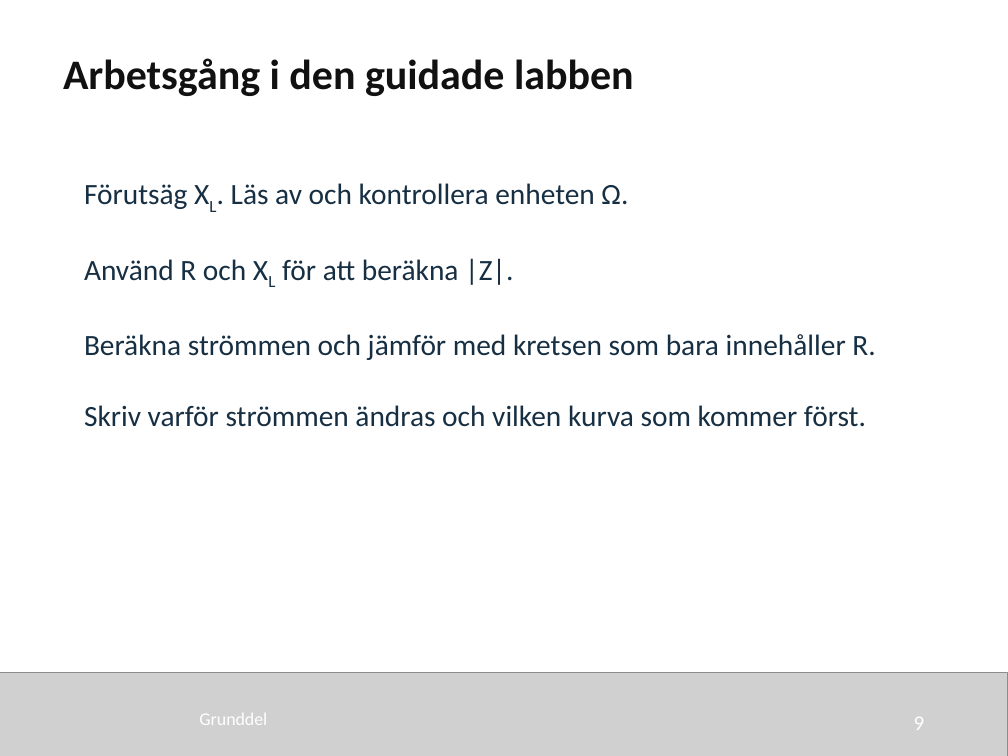
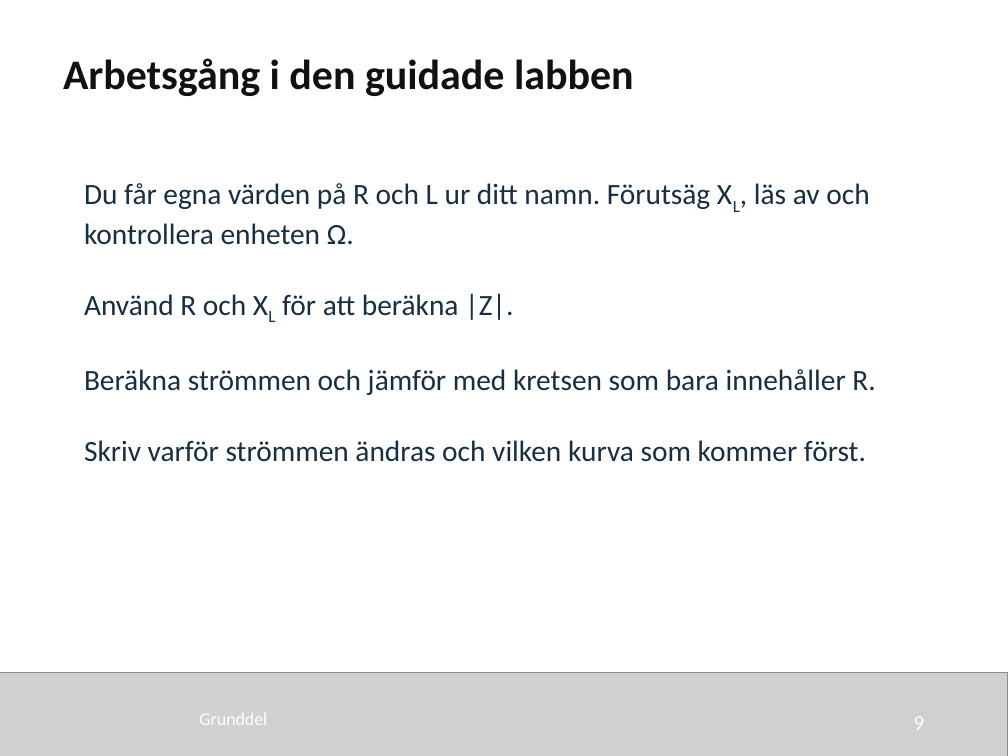
Before and after one commit to nj22az/nj22az.github.io, a slide deck: slide 9 of sjoskolan/vecka-40/aktuell/v40_02_Reaktans_och_impedans_elev.pptx. Drawn at 1008x756 pixels with LibreOffice and Linux fonts; fonts in the diff are those of the drawing; grey boxes stand for pictures. Boxes give left, top, right and bottom in pixels: in the first picture for what was removed or moved away, otherwise in the second. Text is boxed around its words. In the diff, an @@ line names an element or a change of style, - is before the commit and + after.

```diff
--- a/sjoskolan/vecka-40/aktuell/v40_02_Reaktans_och_impedans_elev.pptx
+++ b/sjoskolan/vecka-40/aktuell/v40_02_Reaktans_och_impedans_elev.pptx
@@ text at [84, 183, 869, 245]: text changed @@
-Förutsäg XL. Läs av och kontrollera enheten Ω.
+Du får egna värden på R och L ur ditt namn. Förutsäg XL, läs av och kontrollera enheten Ω.
```
Also in this commit, not shown: 1 other slide changed, 32 other files.
